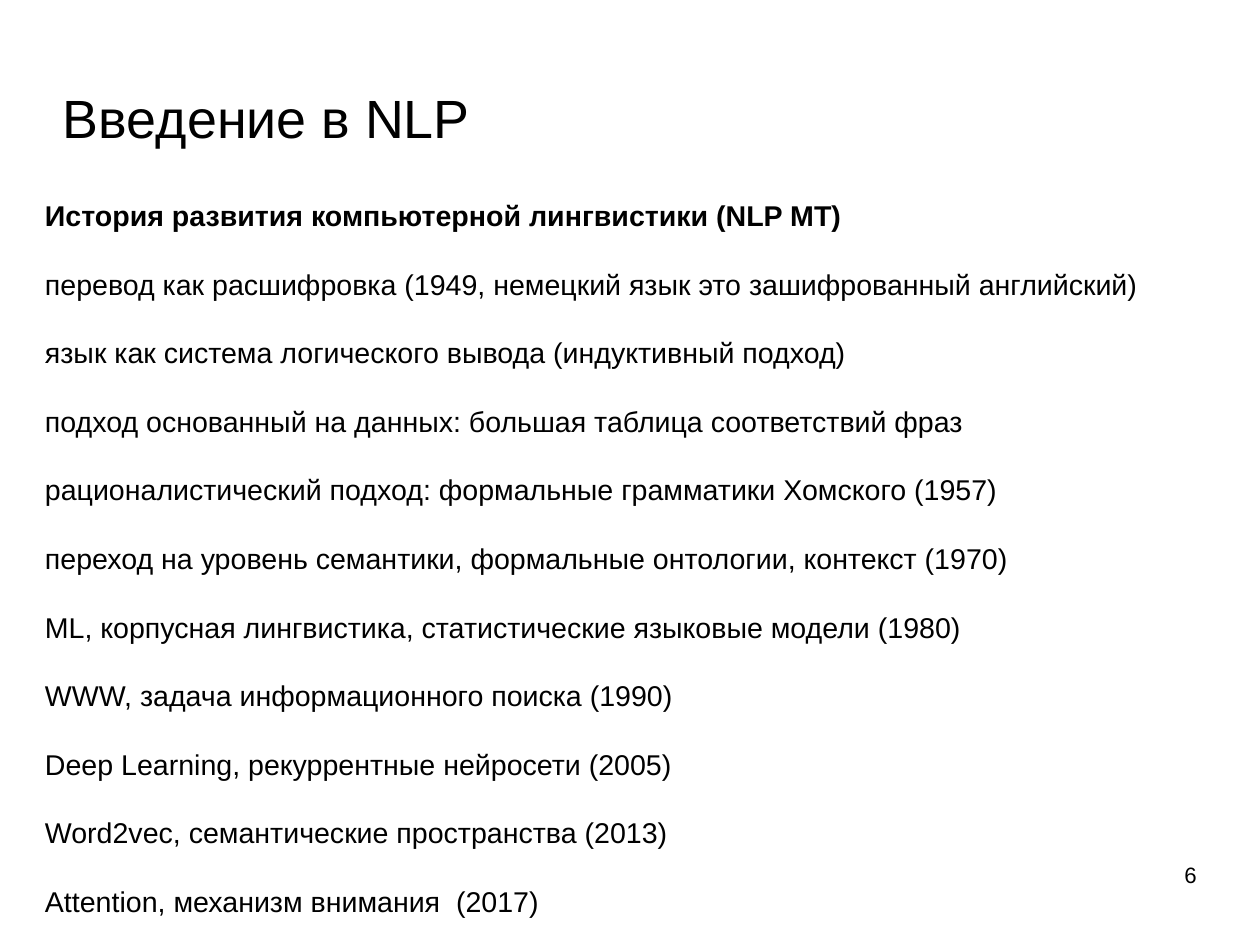
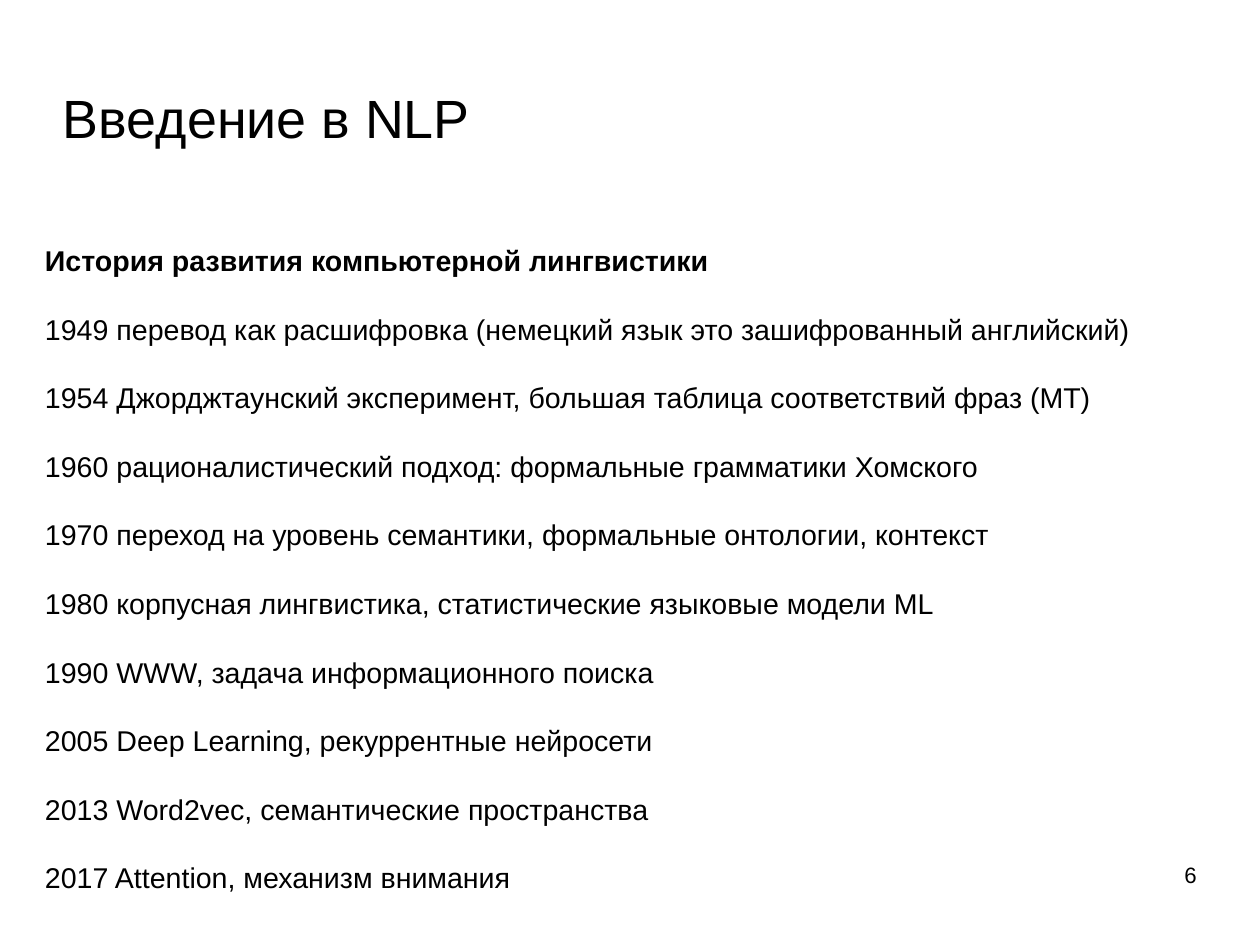
Before and after one commit to mechanoid5/ml_nlp_2022, a slide deck: slide 6 of 01-intro.odp. Drawn at 1260x945 pixels with LibreOffice and Linux fonts; fonts in the diff are those of the drawing; background and template pictures are left out. Boxes give left, top, right and bottom in pixels: in the first picture for what was removed or moved away, otherwise in the second. Text is boxed around its words. In the diff, an @@ line names an element or a change of style, - is before the commit and + after.

```diff
--- a/01-intro.odp
+++ b/01-intro.odp
@@ text at [45,249,1129,825]: text changed @@
-История развития компьютерной лингвистики (NLP MT)
-перевод как расшифровка (1949, немецкий язык это зашифрованный английский)
-язык как система логического вывода (индуктивный подход)
-подход основанный на данных: большая таблица соответствий фраз
-рационалистический подход: формальные грамматики Хомского (1957)
-переход на уровень семантики, формальные онтологии, контекст (1970)
-ML, корпусная лингвистика, статистические языковые модели (1980)
-WWW, задача информационного поиска (1990)
-Deep Learning, рекуррентные нейросети (2005)
-Word2vec, семантические пространства (2013)
-Attention, механизм внимания (2017)
+История развития компьютерной лингвистики
+1949 перевод как расшифровка (немецкий язык это зашифрованный английский)
+1954 Джорджтаунский эксперимент, большая таблица соответствий фраз (MT)
+1960 рационалистический подход: формальные грамматики Хомского
+1970 переход на уровень семантики, формальные онтологии, контекст
+1980 корпусная лингвистика, статистические языковые модели ML
+1990 WWW, задача информационного поиска
+2005 Deep Learning, рекуррентные нейросети
+2013 Word2vec, семантические пространства
+2017 Attention, механизм внимания
```
Also in this commit, not shown: 2 other slides changed, 1 other file.
